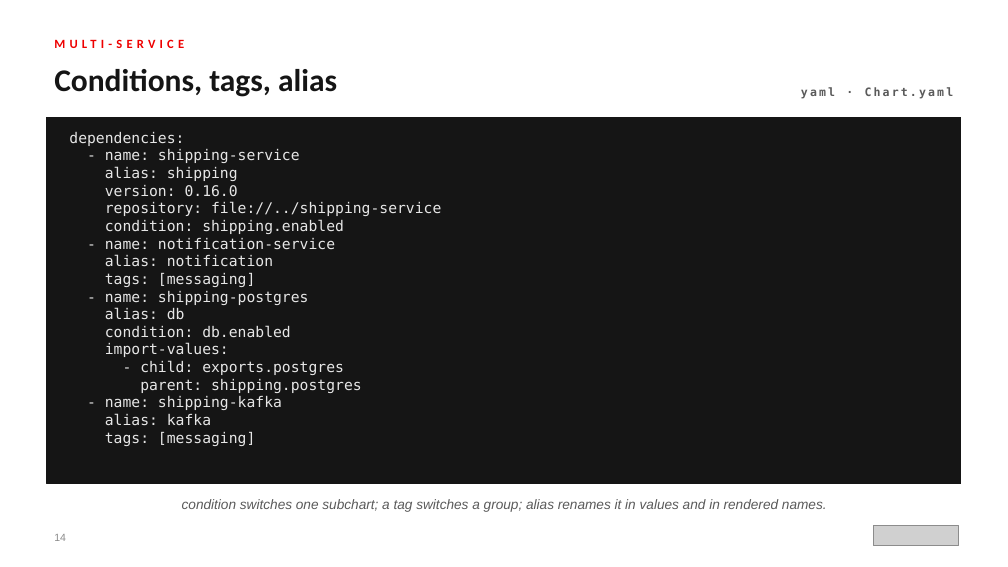
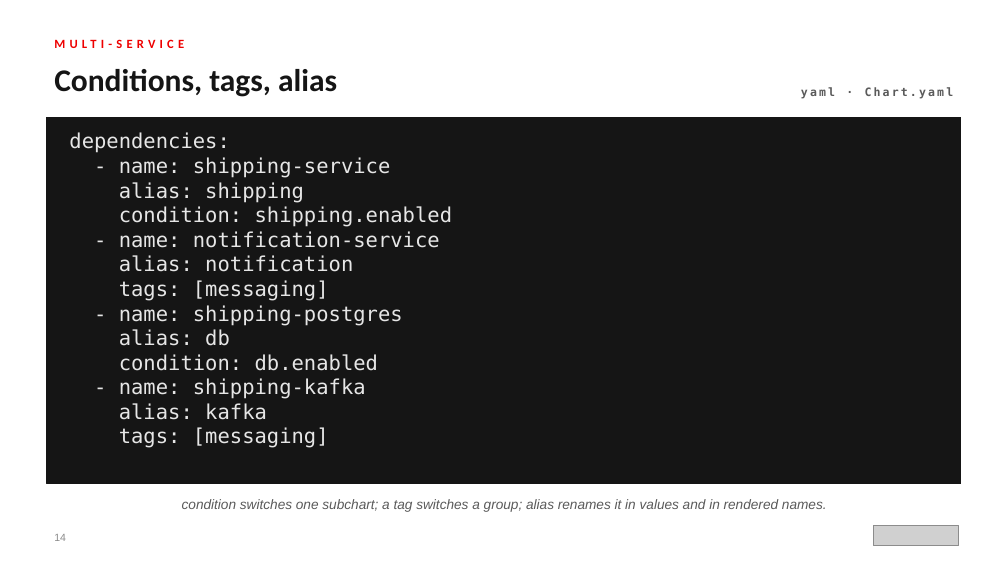
Before and after one commit to patterncatalyst/helm-for-developers, a slide deck: slide 14 of presentation/helm-201/Helm-201-r1.0.pptx. Drawn at 1008x567 pixels with LibreOffice and Linux fonts; fonts in the diff are those of the drawing; grey boxes stand for pictures. Boxes give left, top, right and bottom in pixels: in the first picture for what was removed or moved away, otherwise in the second. Text is boxed around its words. In the diff, an @@ line names an element or a change of style, - is before the commit and + after.

```diff
--- a/presentation/helm-201/Helm-201-r1.0.pptx
+++ b/presentation/helm-201/Helm-201-r1.0.pptx
@@ text at (x1=69, y1=132, x2=453, y2=448): text changed; size 14 to 19.5 pt @@
-dependencies:
-- name: shipping-service
-alias: shipping
-version: 0.16.0
-repository: file://../shipping-service
-condition: shipping.enabled
-- name: notification-service
-alias: notification
-tags: [messaging]
-- name: shipping-postgres
-alias: db
-condition: db.enabled
-import-values:
-- child: exports.postgres
-parent: shipping.postgres
-- name: shipping-kafka
-alias: kafka
-tags: [messaging]
+dependencies:
+- name: shipping-service
+alias: shipping
+condition: shipping.enabled
+- name: notification-service
+alias: notification
+tags: [messaging]
+- name: shipping-postgres
+alias: db
+condition: db.enabled
+- name: shipping-kafka
+alias: kafka
+tags: [messaging]
```
Also in this commit, not shown: 25 other slides changed, 42 other files.
